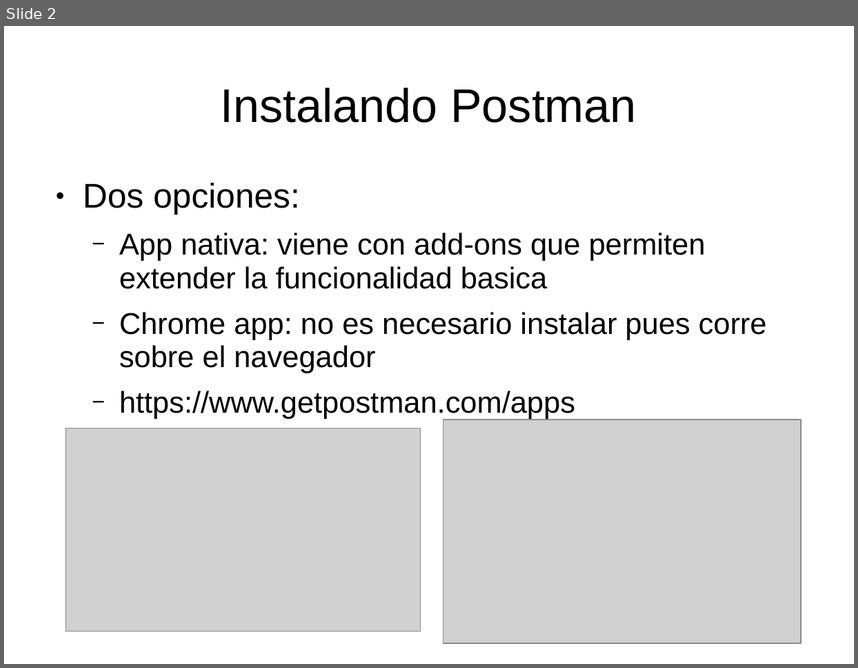
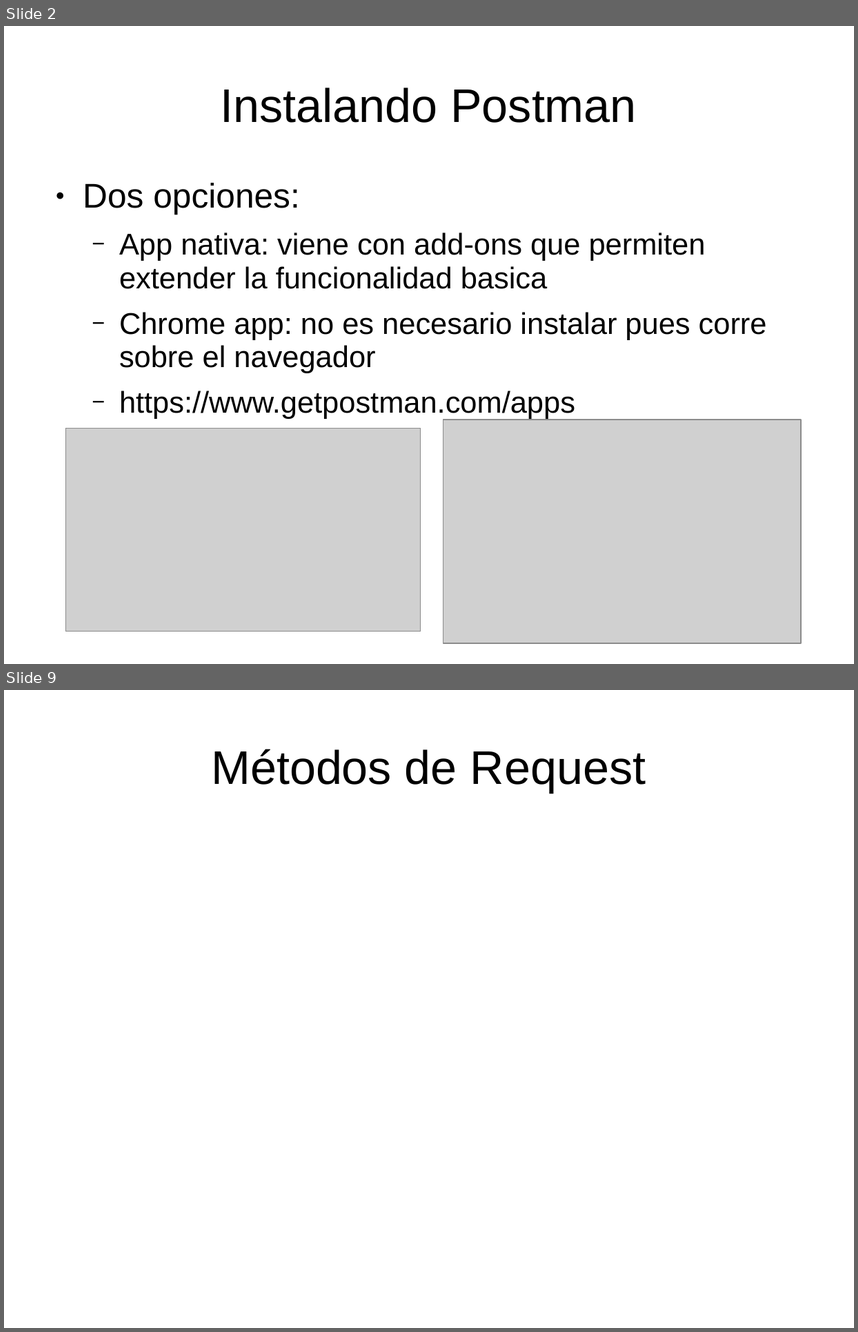
Before and after one commit to luisgepeto/PostmanCourse, a slide deck: Presentacion.ppt. Shown one above the other, each under a label of ours: slide 2 before the commit, slides 2 and 9 after it; the slides between them are not shown. The pictures are 858x668 and 858x1332 pixels, drawn with LibreOffice and Linux fonts; fonts in the diff are those of the drawing; grey boxes stand for pictures. Boxes give left, top, right and bottom in pixels: in the first picture for what was removed or moved away, otherwise in the second. Text is boxed around its words. In the diff, an @@ line names an element or a change of style, - is before the commit and + after.

```diff
--- a/Presentacion.ppt
+++ b/Presentacion.ppt
@@ slide 9 added at [4,690,854,1328], background #FFFFFF @@
@@ title added at [211,749,646,793], 44 pt, text #000000 @@
+Métodos de Request
```
Also in this commit, not shown: 1 slide changed, 5 other slides added, 5 other files.
